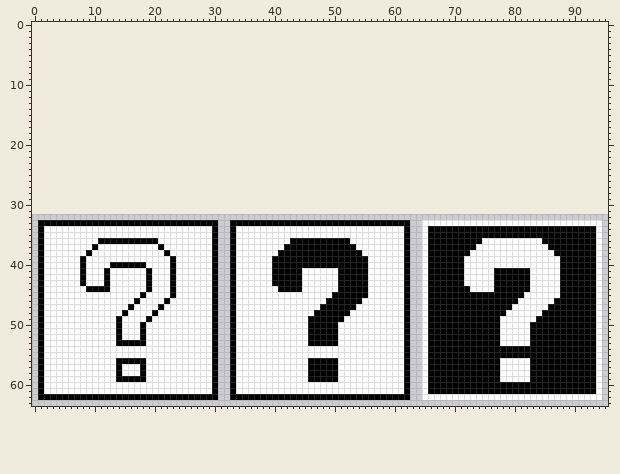
Edited in one commit: pixel-art file (assets/gui/main_gui_buttons.aseprite). That is the earlier state.
96x32 pixels, 1 frame. The old version is drawn lined up with the new one, on the new canvas.
Now the later version:
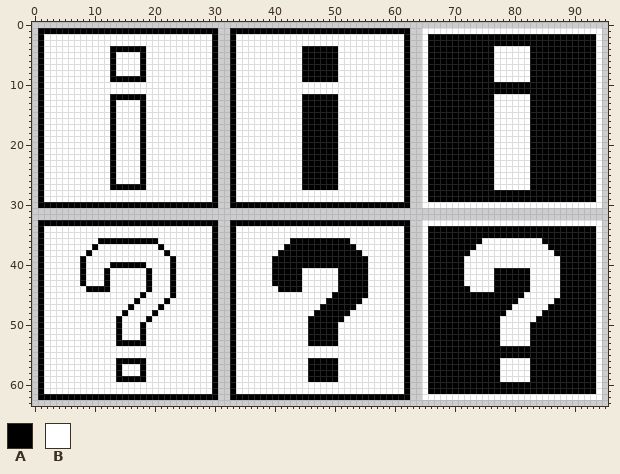
Palette (. is transparent): A #000000  B #ffffff
Difference:
canvas 96x32 -> 96x64, the old top-left corner now at 0,32
Changed rows in their new state; - is an unchanged pixel.
first column x 1:
 1 AAAAAAAAAAAAAAAAAAAAAAAAAAAAAA--AAAAAAAAAAAAAAAAAAAAAAAAAAAAAA--BBBBBBBBBBBBBBBBBBBBBBBBBBBBBB
 2 ABBBBBBBBBBBBBBBBBBBBBBBBBBBBA--ABBBBBBBBBBBBBBBBBBBBBBBBBBBBA--BAAAAAAAAAAAAAAAAAAAAAAAAAAAAB
 3 ABBBBBBBBBBBBBBBBBBBBBBBBBBBBA--ABBBBBBBBBBBBBBBBBBBBBBBBBBBBA--BAAAAAAAAAAAAAAAAAAAAAAAAAAAAB
 4 ABBBBBBBBBBBAAAAAABBBBBBBBBBBA--ABBBBBBBBBBBAAAAAABBBBBBBBBBBA--BAAAAAAAAAAABBBBBBAAAAAAAAAAAB
 5 ABBBBBBBBBBBABBBBABBBBBBBBBBBA--ABBBBBBBBBBBAAAAAABBBBBBBBBBBA--BAAAAAAAAAAABBBBBBAAAAAAAAAAAB
 6 ABBBBBBBBBBBABBBBABBBBBBBBBBBA--ABBBBBBBBBBBAAAAAABBBBBBBBBBBA--BAAAAAAAAAAABBBBBBAAAAAAAAAAAB
 7 ABBBBBBBBBBBABBBBABBBBBBBBBBBA--ABBBBBBBBBBBAAAAAABBBBBBBBBBBA--BAAAAAAAAAAABBBBBBAAAAAAAAAAAB
 8 ABBBBBBBBBBBABBBBABBBBBBBBBBBA--ABBBBBBBBBBBAAAAAABBBBBBBBBBBA--BAAAAAAAAAAABBBBBBAAAAAAAAAAAB
 9 ABBBBBBBBBBBAAAAAABBBBBBBBBBBA--ABBBBBBBBBBBAAAAAABBBBBBBBBBBA--BAAAAAAAAAAABBBBBBAAAAAAAAAAAB
10 ABBBBBBBBBBBBBBBBBBBBBBBBBBBBA--ABBBBBBBBBBBBBBBBBBBBBBBBBBBBA--BAAAAAAAAAAAAAAAAAAAAAAAAAAAAB
11 ABBBBBBBBBBBBBBBBBBBBBBBBBBBBA--ABBBBBBBBBBBBBBBBBBBBBBBBBBBBA--BAAAAAAAAAAAAAAAAAAAAAAAAAAAAB
12 ABBBBBBBBBBBAAAAAABBBBBBBBBBBA--ABBBBBBBBBBBAAAAAABBBBBBBBBBBA--BAAAAAAAAAAABBBBBBAAAAAAAAAAAB
13 ABBBBBBBBBBBABBBBABBBBBBBBBBBA--ABBBBBBBBBBBAAAAAABBBBBBBBBBBA--BAAAAAAAAAAABBBBBBAAAAAAAAAAAB
14 ABBBBBBBBBBBABBBBABBBBBBBBBBBA--ABBBBBBBBBBBAAAAAABBBBBBBBBBBA--BAAAAAAAAAAABBBBBBAAAAAAAAAAAB
15 ABBBBBBBBBBBABBBBABBBBBBBBBBBA--ABBBBBBBBBBBAAAAAABBBBBBBBBBBA--BAAAAAAAAAAABBBBBBAAAAAAAAAAAB
16 ABBBBBBBBBBBABBBBABBBBBBBBBBBA--ABBBBBBBBBBBAAAAAABBBBBBBBBBBA--BAAAAAAAAAAABBBBBBAAAAAAAAAAAB
17 ABBBBBBBBBBBABBBBABBBBBBBBBBBA--ABBBBBBBBBBBAAAAAABBBBBBBBBBBA--BAAAAAAAAAAABBBBBBAAAAAAAAAAAB
18 ABBBBBBBBBBBABBBBABBBBBBBBBBBA--ABBBBBBBBBBBAAAAAABBBBBBBBBBBA--BAAAAAAAAAAABBBBBBAAAAAAAAAAAB
19 ABBBBBBBBBBBABBBBABBBBBBBBBBBA--ABBBBBBBBBBBAAAAAABBBBBBBBBBBA--BAAAAAAAAAAABBBBBBAAAAAAAAAAAB
20 ABBBBBBBBBBBABBBBABBBBBBBBBBBA--ABBBBBBBBBBBAAAAAABBBBBBBBBBBA--BAAAAAAAAAAABBBBBBAAAAAAAAAAAB
21 ABBBBBBBBBBBABBBBABBBBBBBBBBBA--ABBBBBBBBBBBAAAAAABBBBBBBBBBBA--BAAAAAAAAAAABBBBBBAAAAAAAAAAAB
22 ABBBBBBBBBBBABBBBABBBBBBBBBBBA--ABBBBBBBBBBBAAAAAABBBBBBBBBBBA--BAAAAAAAAAAABBBBBBAAAAAAAAAAAB
23 ABBBBBBBBBBBABBBBABBBBBBBBBBBA--ABBBBBBBBBBBAAAAAABBBBBBBBBBBA--BAAAAAAAAAAABBBBBBAAAAAAAAAAAB
24 ABBBBBBBBBBBABBBBABBBBBBBBBBBA--ABBBBBBBBBBBAAAAAABBBBBBBBBBBA--BAAAAAAAAAAABBBBBBAAAAAAAAAAAB
25 ABBBBBBBBBBBABBBBABBBBBBBBBBBA--ABBBBBBBBBBBAAAAAABBBBBBBBBBBA--BAAAAAAAAAAABBBBBBAAAAAAAAAAAB
26 ABBBBBBBBBBBABBBBABBBBBBBBBBBA--ABBBBBBBBBBBAAAAAABBBBBBBBBBBA--BAAAAAAAAAAABBBBBBAAAAAAAAAAAB
27 ABBBBBBBBBBBAAAAAABBBBBBBBBBBA--ABBBBBBBBBBBAAAAAABBBBBBBBBBBA--BAAAAAAAAAAABBBBBBAAAAAAAAAAAB
28 ABBBBBBBBBBBBBBBBBBBBBBBBBBBBA--ABBBBBBBBBBBBBBBBBBBBBBBBBBBBA--BAAAAAAAAAAAAAAAAAAAAAAAAAAAAB
29 ABBBBBBBBBBBBBBBBBBBBBBBBBBBBA--ABBBBBBBBBBBBBBBBBBBBBBBBBBBBA--BAAAAAAAAAAAAAAAAAAAAAAAAAAAAB
30 AAAAAAAAAAAAAAAAAAAAAAAAAAAAAA--AAAAAAAAAAAAAAAAAAAAAAAAAAAAAA--BBBBBBBBBBBBBBBBBBBBBBBBBBBBBB
Pixel boxes of the changes (left, top, right, bottom) in both pictures:
added: (38, 28, 602, 208)
